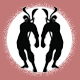
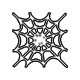
Layered file, before and after one edit (w=80, h=80). Changes by layer:
added layer "Indegistible" in group "Blessings" over 12, 12, 68, 68
hid "Bunshin no jutsu" over 16, 6, 64, 73
hid "Calque 2" over 0, 0, 80, 80
